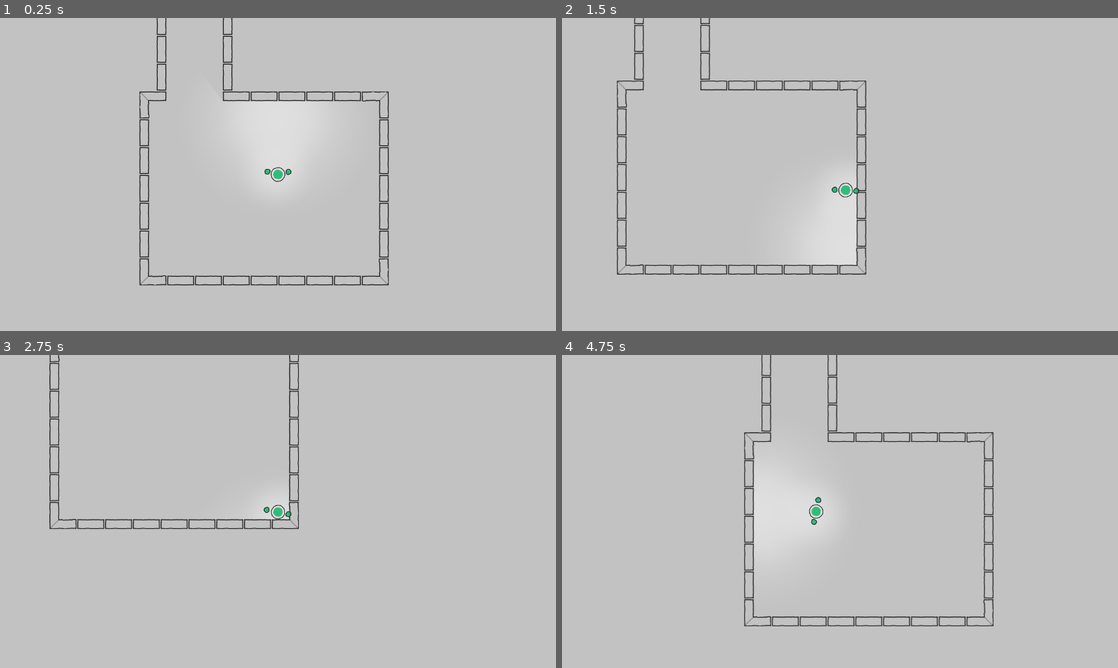
Above: before the commit, frames 1-4 (two rows, left to right).
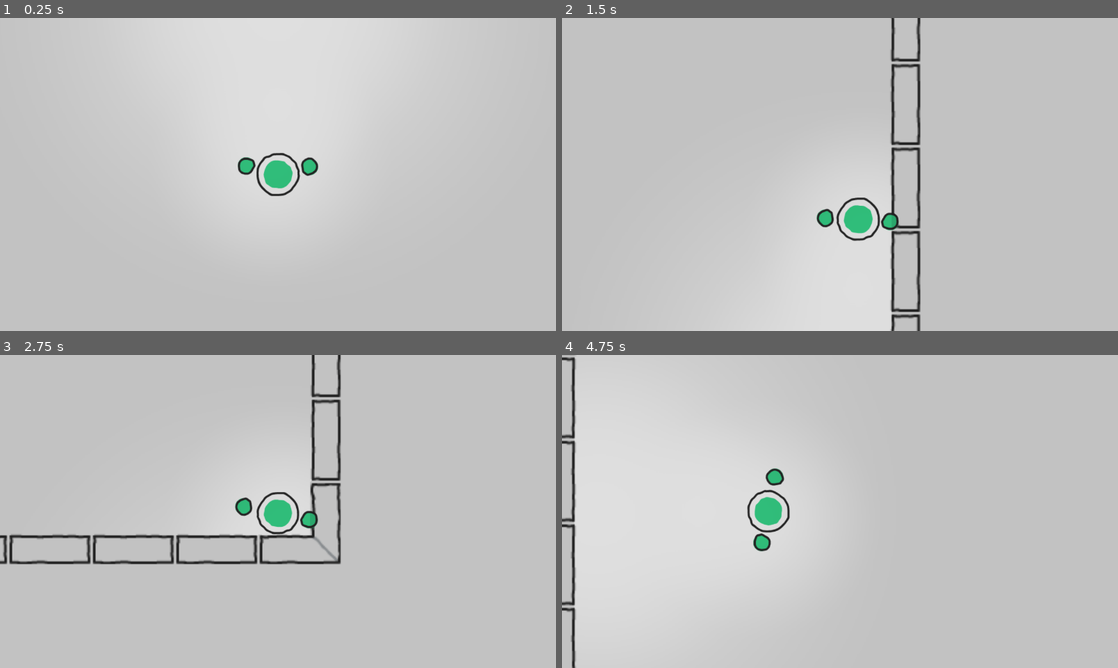
Above: after the commit, the same moments.

Repository: ErfanNaz/darkout
Game: Godot game, scene res://levels/level_1.tscn
Same seed, same stepped clock (60 frames per second), same inputs: the game is played once before the commit and once after it.
Inputs:
- Up to frame 1 (0.25 s): no input
- Up to frame 2 (1.5 s): hold D (move_right) 0.53-1.28 s; hold S (move_down) from 1.28 s (still down)
- Up to frame 3 (2.75 s): release S (move_down) at 2.03 s; hold D (move_right) from 2.03 s (still down)
- Up to frame 4 (4.75 s): release D (move_right) at 2.78 s; hold W (move_up) 2.78-3.53 s; hold A (move_left) from 3.53 s (still down)

The runs differ from the first frame. In frame 1, 10% of the frame differs, in the area x 25-70%, y 0-86%; in frame 2, 8.8%; in frame 3, 5.2%; in frame 4, 19%, in the area x 0-78%, y 0-100%.

Commit message:
controller manager added

Diff:
--- a/levels/level_1.tscn
+++ b/levels/level_1.tscn
@@ -1,8 +1,9 @@
-[gd_scene load_steps=13 format=4 uid="uid://grks3yglli5y"]
+[gd_scene load_steps=14 format=4 uid="uid://grks3yglli5y"]
 
 [ext_resource type="PackedScene" uid="uid://dmj5ydvfnemu0" path="res://player/player.tscn" id="1_o2e57"]
 [ext_resource type="Texture2D" uid="uid://dipstnxe8vhau" path="res://assets/example-map.png" id="1_qia4u"]
 [ext_resource type="Texture2D" uid="uid://beljagyhyes1g" path="res://assets/kenney_scribble-dungeons/Tilesheet/tilesheet.png" id="3_fgvua"]
+[ext_resource type="PackedScene" uid="uid://crahl5x4g5qw8" path="res://shared/controller_manager/controller_manager.tscn" id="4_5b1kq"]
 [ext_resource type="Texture2D" uid="uid://dsy42vbsy5hfp" path="res://assets/lightshape.png" id="4_e43ed"]
 [ext_resource type="Script" path="res://player/player_point_light.gd" id="5_svq0t"]
 
@@ -214,8 +215,10 @@
 tile_map_data = PackedByteArray("AAD7//r/AQAKAAAAAFD7//v/AQAKAAAAAFD7//z/AQAKAAAAAFD7//3/AQAJAAAAAAD7//7/AQAKAAAAAGD7// …(896 unchanged characters)…
 tile_set = SubResource("TileSet_kjkdr")
 
-[node name="Player" parent="." instance=ExtResource("1_o2e57")]
-collision_mask = 257
+[node name="Player" parent="." node_paths=PackedStringArray("controller_manager") instance=ExtResource("1_o2e57")]
+controller_manager = NodePath("ControllerManager")
+
+[node name="ControllerManager" parent="Player" instance=ExtResource("4_5b1kq")]
 
 [node name="PointLight2D" type="PointLight2D" parent="Player" node_paths=PackedStringArray("player")]
 color = Color(0.873298, 0.873298, 0.873298, 1)
@@ -225,10 +228,16 @@
 script = ExtResource("5_svq0t")
 player = NodePath("..")
 
-[node name="Player2" parent="." instance=ExtResource("1_o2e57")]
+[node name="Player2" parent="." node_paths=PackedStringArray("controller_manager") instance=ExtResource("1_o2e57")]
 light_mask = 2
 visibility_layer = 2
 material = SubResource("CanvasItemMaterial_tf0j8")
 position = Vector2(-152, -280)
-rotation = 1.59658
 is_enemy = true
+controller_manager = NodePath("ControllerManager")
+
+[node name="ControllerManager" parent="Player2" instance=ExtResource("4_5b1kq")]
+direction_actions = Array[String](["move_left_2", "move_right_2", "move_up_2", "move_down_2"])
+
+[node name="MultiplayerSpawner" type="MultiplayerSpawner" parent="."]
+spawn_path = NodePath("../Player")
--- /dev/null
+++ b/menu/menu.gd
@@ -0,0 +1,16 @@
+class_name Menu extends CanvasLayer
+
+@onready var port_input: LineEdit = $Control/MarginContainer/HFlowContainer/HBoxContainer/PortInput
+
+signal host(port: int)
+signal join(port: int)
+
+
+func _on_host_button_pressed() -> void:
+	var port = int(port_input.text)
+	host.emit(port)
+
+
+func _on_join_button_pressed() -> void:
+	var port = int(port_input.text)
+	join.emit(port)
--- /dev/null
+++ b/menu/menu.tscn
@@ -0,0 +1,49 @@
+[gd_scene load_steps=2 format=3 uid="uid://prgbd32gw0sa"]
+
+[ext_resource type="Script" path="res://menu/menu.gd" id="1_0hy4t"]
+
+[node name="Menu" type="CanvasLayer"]
+script = ExtResource("1_0hy4t")
+
+[node name="Control" type="Control" parent="."]
+layout_mode = 3
+anchors_preset = 15
+anchor_right = 1.0
+anchor_bottom = 1.0
+grow_horizontal = 2
+grow_vertical = 2
+
+[node name="MarginContainer" type="MarginContainer" parent="Control"]
+layout_mode = 1
+offset_right = 40.0
+offset_bottom = 40.0
+theme_override_constants/margin_left = 20
+theme_override_constants/margin_top = 20
+
+[node name="HFlowContainer" type="HFlowContainer" parent="Control/MarginContainer"]
+layout_mode = 2
+
+[node name="HBoxContainer" type="HBoxContainer" parent="Control/MarginContainer/HFlowContainer"]
+layout_mode = 2
+
+[node name="Label" type="Label" parent="Control/MarginContainer/HFlowContainer/HBoxContainer"]
+layout_mode = 2
+text = "Port:"
+
+[node name="PortInput" type="LineEdit" parent="Control/MarginContainer/HFlowContainer/HBoxContainer"]
+layout_mode = 2
+text = "9999"
+placeholder_text = "9999"
+
+[node name="HostButton" type="Button" parent="Control/MarginContainer/HFlowContainer"]
+layout_mode = 2
+size_flags_horizontal = 3
+text = "Host"
+
+[node name="JoinButton" type="Button" parent="Control/MarginContainer/HFlowContainer"]
+layout_mode = 2
+size_flags_horizontal = 3
+text = "Join"
+
+[connection signal="pressed" from="Control/MarginContainer/HFlowContainer/HostButton" to="." method="_on_host_button_pressed"]
+[connection signal="pressed" from="Control/MarginContainer/HFlowContainer/JoinButton" to="." method="_on_join_button_pressed"]
--- a/player/player.gd
+++ b/player/player.gd
@@ -3,6 +3,7 @@
 @onready var character: Node2D = %Character
 
 @export var is_enemy: bool = false
+@export var controller_manager: ControllerManager
 
 const ENEMY_MATERIAL = preload("res://player/enemy_material.tres")
 
@@ -12,7 +13,7 @@
 	if is_enemy:
 		_updates_for_enemy()
 
-
+# should be replaced with real other sprites maybe or even diffrent scene
 func _updates_for_enemy() -> void:
 	for child in character.get_children():
 		if child is Sprite2D:
--- a/player/player.tscn
+++ b/player/player.tscn
@@ -4,7 +4,7 @@
 [ext_resource type="Script" path="res://player/player.gd" id="1_ycwqa"]
 [ext_resource type="Texture2D" uid="uid://bwqepa0dfxtqd" path="res://assets/kenney_scribble-dungeons/Characters/green_hand.png" id="2_nhara"]
 [ext_resource type="Script" path="res://player/state_machine/player_state_machine.gd" id="4_qpnt4"]
-[ext_resource type="Script" path="res://shared/state-machine/state-machine.gd" id="5_4rr57"]
+[ext_resource type="Script" path="res://shared/state_machine/state_machine.gd" id="5_4rr57"]
 [ext_resource type="Script" path="res://player/state_machine/idle.gd" id="6_ajpxf"]
 [ext_resource type="Script" path="res://player/state_machine/walking.gd" id="7_sq2pb"]
 
@@ -139,6 +139,7 @@
 [sub_resource type="CapsuleShape2D" id="CapsuleShape2D_ffktw"]
 
 [node name="Player" type="CharacterBody2D"]
+collision_mask = 257
 script = ExtResource("1_ycwqa")
 
 [node name="Character" type="Node2D" parent="."]
@@ -168,6 +169,7 @@
 shape = SubResource("CapsuleShape2D_ffktw")
 
 [node name="Camera2D" type="Camera2D" parent="."]
+zoom = Vector2(3, 3)
 position_smoothing_enabled = true
 
 [node name="PlayerStateMachine" type="Node" parent="."]
--- a/player/state_machine/idle.gd
+++ b/player/state_machine/idle.gd
@@ -6,19 +6,17 @@
 signal want_walk()
 
 func _ready() -> void:
-	set_process_input(false)
+	var controller_manager = player.controller_manager
+	if !controller_manager:
+		return
+	controller_manager.controller_input_changed.connect(_input_changed)
 
 func on_enter() -> void:
 	character_animation_player.play("idle")
-	if player.is_enemy:
-		return
-	set_process_input(true)
 
 func on_exit() -> void:
 	set_process_input(false)
 
-func _input(event: InputEvent) -> void:
-	var move_actions: Array[String] = ["move_down", "move_up", "move_left", "move_right"]
-	for action in move_actions:
-		if event.is_action_pressed(action):
-			want_walk.emit()
+func _input_changed(controller_input: ControllerInput) -> void:
+	if controller_input.direction != Vector2.ZERO:
+		want_walk.emit()
--- a/player/state_machine/walking.gd
+++ b/player/state_machine/walking.gd
@@ -10,21 +10,26 @@
 signal standing()
 
 var direction: Vector2 = Vector2.ZERO
+var controller_input: ControllerInput
 
 func _ready() -> void:
 	set_physics_process(false)
 
 func on_enter() -> void:
 	character_animation_player.play("walking")
+	controller_input = player.controller_manager.controller_input
+	player.controller_manager.controller_input_changed.connect(_input_changed)
 	set_physics_process(true)
 
 func on_exit() -> void:
+	player.controller_manager.controller_input_changed.disconnect(_input_changed)
 	set_physics_process(false)
 
+func _input_changed(new_controller_input: ControllerInput) -> void:
+	controller_input = new_controller_input
+
 func _physics_process(delta: float) -> void:
-	direction.y = Input.get_axis("move_up","move_down")
-	direction.x = Input.get_axis("move_left","move_right")
-	direction = direction.normalized()
+	direction = controller_input.direction.normalized()
 
 	var velocity: Vector2 = player.velocity
 
--- a/project.godot
+++ b/project.godot
@@ -42,6 +42,26 @@
 "events": [Object(InputEventKey,"resource_local_to_scene":false,"resource_name":"","device":-1,"window_id":0,"alt_press …(192 unchanged characters)…
 ]
 }
+move_up_2={
+"deadzone": 0.5,
+"events": [Object(InputEventKey,"resource_local_to_scene":false,"resource_name":"","device":-1,"window_id":0,"alt_pressed":false,"shift_pressed":false,"ctrl_pressed":false,"meta_pressed":false,"pressed":false,"keycode":0,"physical_keycode":79,"key_label":0,"unicode":111,"location":0,"echo":false,"script":null)
+]
+}
+move_down_2={
+"deadzone": 0.5,
+"events": [Object(InputEventKey,"resource_local_to_scene":false,"resource_name":"","device":-1,"window_id":0,"alt_pressed":false,"shift_pressed":false,"ctrl_pressed":false,"meta_pressed":false,"pressed":false,"keycode":0,"physical_keycode":76,"key_label":0,"unicode":108,"location":0,"echo":false,"script":null)
+]
+}
+move_left_2={
+"deadzone": 0.5,
+"events": [Object(InputEventKey,"resource_local_to_scene":false,"resource_name":"","device":-1,"window_id":0,"alt_pressed":false,"shift_pressed":false,"ctrl_pressed":false,"meta_pressed":false,"pressed":false,"keycode":0,"physical_keycode":75,"key_label":0,"unicode":107,"location":0,"echo":false,"script":null)
+]
+}
+move_right_2={
+"deadzone": 0.5,
+"events": [Object(InputEventKey,"resource_local_to_scene":false,"resource_name":"","device":-1,"window_id":0,"alt_pressed":false,"shift_pressed":false,"ctrl_pressed":false,"meta_pressed":false,"pressed":false,"keycode":0,"physical_keycode":59,"key_label":0,"unicode":246,"location":0,"echo":false,"script":null)
+]
+}
 
 [layer_names]
 
--- /dev/null
+++ b/shared/controller_manager/controller_input.gd
@@ -0,0 +1,3 @@
+class_name ControllerInput extends Resource
+
+@export var direction: Vector2 = Vector2.ZERO
--- /dev/null
+++ b/shared/controller_manager/controller_manager.gd
@@ -0,0 +1,21 @@
+class_name ControllerManager extends Node
+
+@export var enable: bool = true:
+	set(value):
+		enable = value
+		set_physics_process(value)
+
+@export var direction_actions: Array[String] = ["move_left", "move_right", "move_up", "move_down"]
+
+signal controller_input_changed(controller_input: ControllerInput)
+
+var controller_input: ControllerInput = ControllerInput.new()
+
+func _ready() -> void:
+	set_physics_process(enable)
+
+func _physics_process(delta: float) -> void:
+	var direction = Input.get_vector(direction_actions[0],direction_actions[1],direction_actions[2],direction_actions[3])
+	if direction != controller_input.direction:
+		controller_input.direction = direction
+		controller_input_changed.emit(controller_input)
--- /dev/null
+++ b/shared/controller_manager/controller_manager.tscn
@@ -0,0 +1,6 @@
+[gd_scene load_steps=2 format=3 uid="uid://crahl5x4g5qw8"]
+
+[ext_resource type="Script" path="res://shared/controller_manager/controller_manager.gd" id="1_bdj3d"]
+
+[node name="ControllerManager" type="Node"]
+script = ExtResource("1_bdj3d")
Renamed: shared/state-machine/state.gd -> shared/state_machine/state.gd
Renamed: shared/state-machine/state-machine.gd -> shared/state_machine/state_machine.gd
